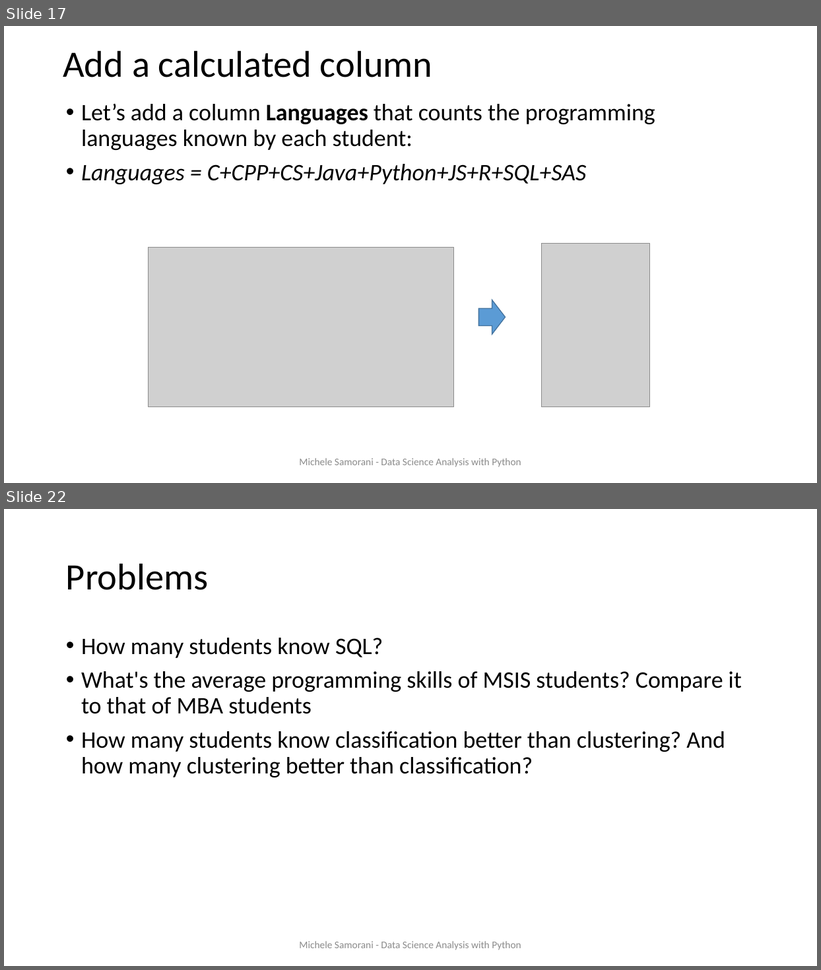
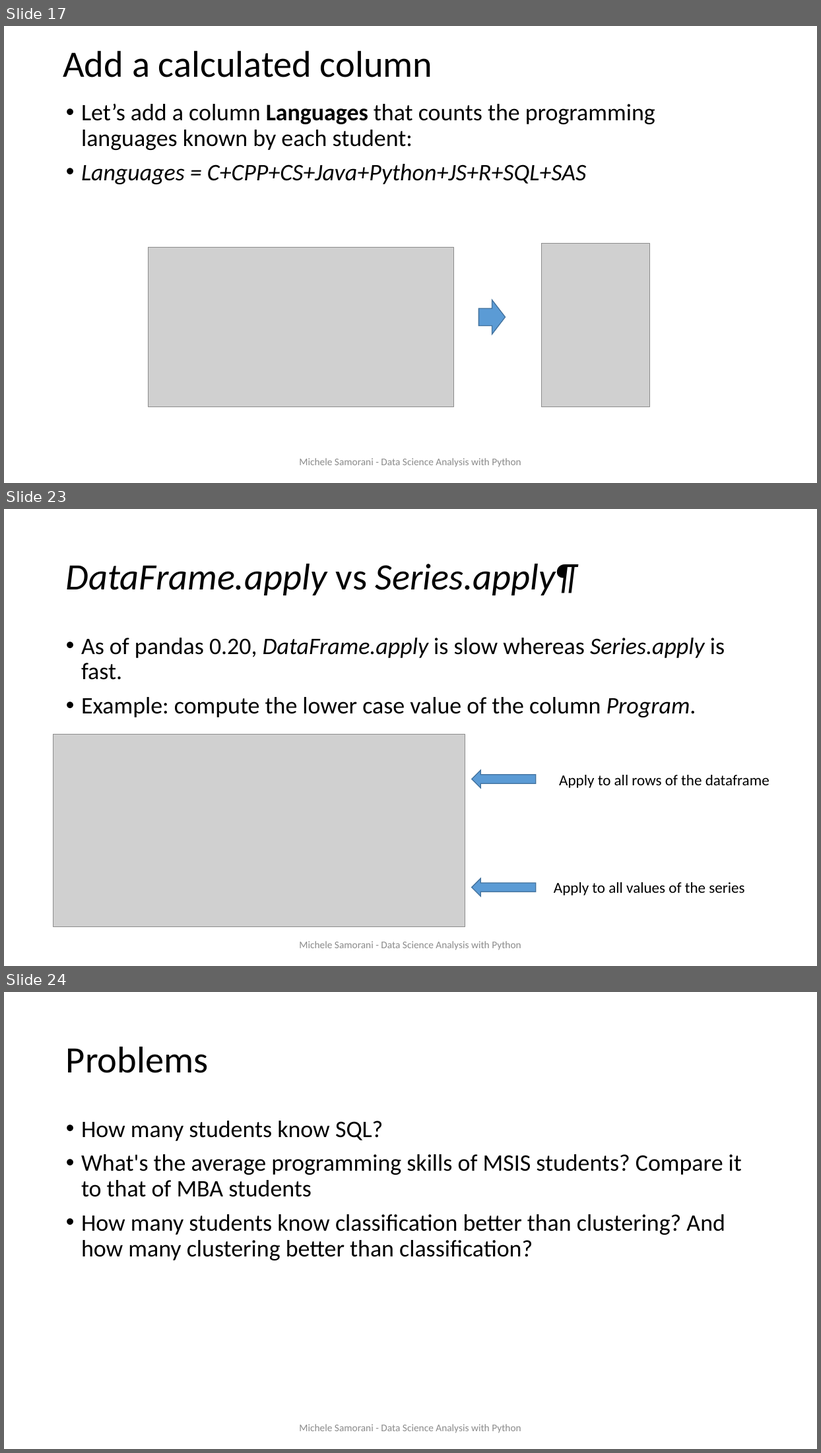
Before and after one commit to samorani/Data-Science-Analysis-with-Python, a slide deck: Module 5 -- cleaning and summary stats/Module 5 -- data cleaning.pptx. Shown one above the other, each under a label of ours: slides 17 and 22 before the commit, slides 17, 23 and 24 after it; the slides between them are not shown. The pictures are 821x970 and 821x1453 pixels, drawn with LibreOffice and Linux fonts; fonts in the diff are those of the drawing; grey boxes stand for pictures. Boxes give left, top, right and bottom in pixels: in the first picture for what was removed or moved away, otherwise in the second. Text is boxed around its words. In the diff, an @@ line names an element or a change of style, - is before the commit and + after.

```diff
--- a/Module 5 -- cleaning and summary stats/Module 5 -- data cleaning.pptx
+++ b/Module 5 -- cleaning and summary stats/Module 5 -- data cleaning.pptx
@@ slide 23 added at bbox=[4, 509, 817, 966], background #FFFFFF @@
@@ title added at bbox=[66, 563, 578, 595], 44 pt, text #000000, italic @@
+DataFrame.apply vs Series.apply¶
@@ text added at bbox=[81, 638, 725, 718], 28 pt, text #000000 @@
+• As of pandas 0.20, DataFrame.apply is slow whereas Series.apply is fast.
+• Example: compute the lower case value of the column Program.
@@ picture added at bbox=[54, 734, 465, 927] @@
@@ right arrow added at bbox=[472, 770, 536, 788], fill #5B9BD5, outline #43739E 1 pt @@
@@ text added at bbox=[559, 775, 770, 788], 18 pt, text #000000 @@
+Apply to all rows of the dataframe
@@ right arrow added at bbox=[472, 879, 536, 896], fill #5B9BD5, outline #43739E 1 pt @@
@@ text added at bbox=[554, 883, 745, 896], 18 pt, text #000000 @@
+Apply to all values of the series
@@ text added at bbox=[299, 941, 521, 951], 12 pt, text #8C8C8C @@
+Michele Samorani - Data Science Analysis with Python
@@ what was slide 22 is now slide 24 @@
```
Also in this commit, not shown: 5 slides changed, 1 other slide added, 3 other files.
